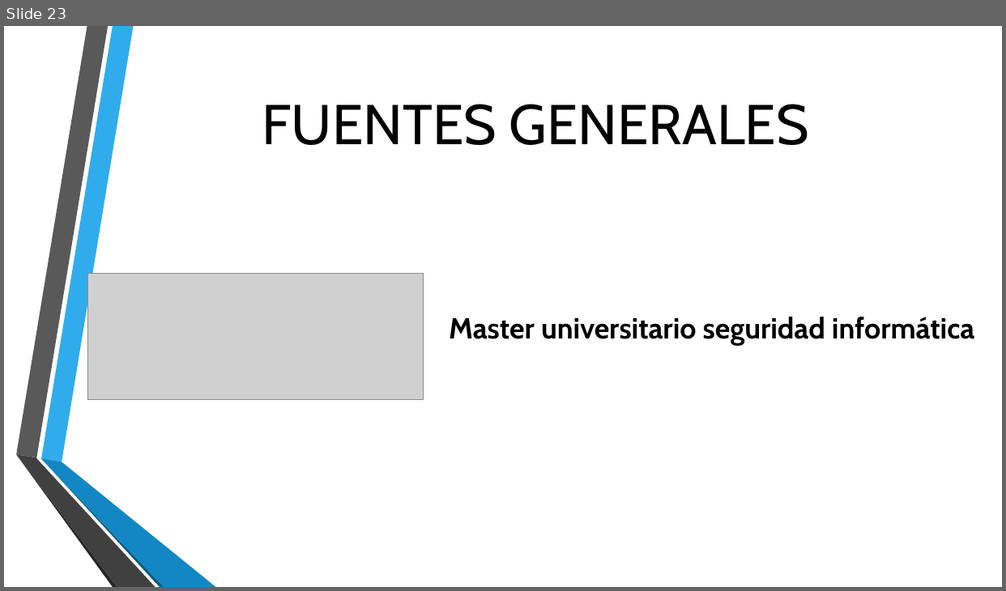
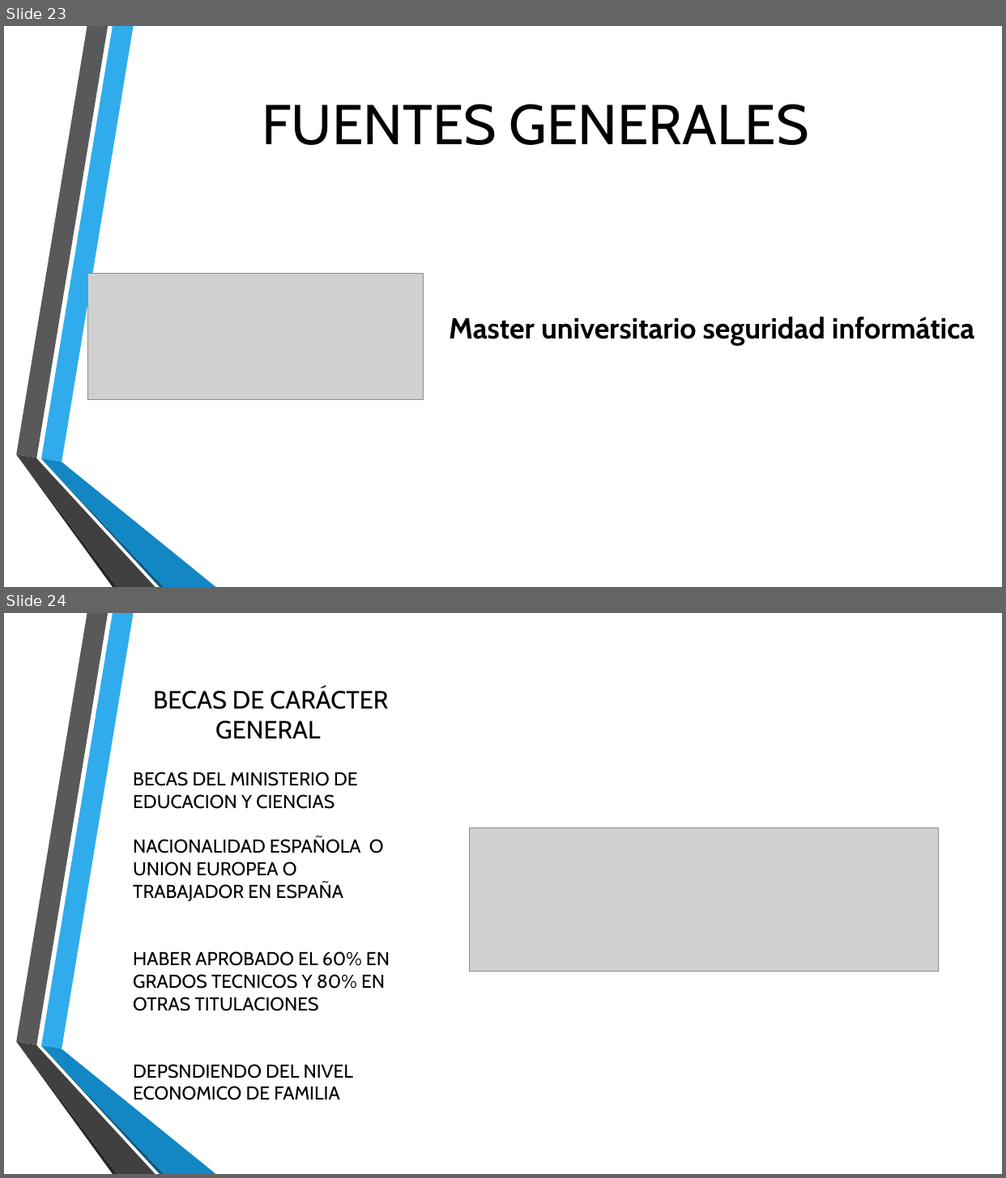
Before and after one commit to Rijaelto/TG1, a slide deck: TG1_final.pptx. Shown one above the other, each under a label of ours: slide 23 before the commit, slides 23 and 24 after it. The pictures are 1006x591 and 1006x1178 pixels, drawn with LibreOffice and Linux fonts; fonts in the diff are those of the drawing; grey boxes stand for pictures; background and template pictures are left out. Boxes give left, top, right and bottom in pixels: in the first picture for what was removed or moved away, otherwise in the second. Text is boxed around its words. In the diff, an @@ line names an element or a change of style, - is before the commit and + after.

```diff
--- a/TG1_final.pptx
+++ b/TG1_final.pptx
@@ slide 24 added at bbox=[4, 613, 1002, 1174], background picture (left out); not listed: 6 template elements that a slide beside it also shows @@
@@ title added at bbox=[153, 688, 388, 739], 24 pt, text #000000 @@
+BECAS DE CARÁCTER GENERAL
@@ text added at bbox=[133, 772, 390, 1101], 18 pt, text #000000 @@
+BECAS DEL MINISTERIO DE EDUCACION Y CIENCIAS
+NACIONALIDAD ESPAÑOLA O UNION EUROPEA O TRABAJADOR EN ESPAÑA
+HABER APROBADO EL 60% EN GRADOS TECNICOS Y 80% EN OTRAS TITULACIONES
+DEPSNDIENDO DEL NIVEL ECONOMICO DE FAMILIA
@@ picture added at bbox=[470, 828, 939, 972] @@
```
Also in this commit, not shown: 3 other slides added.
